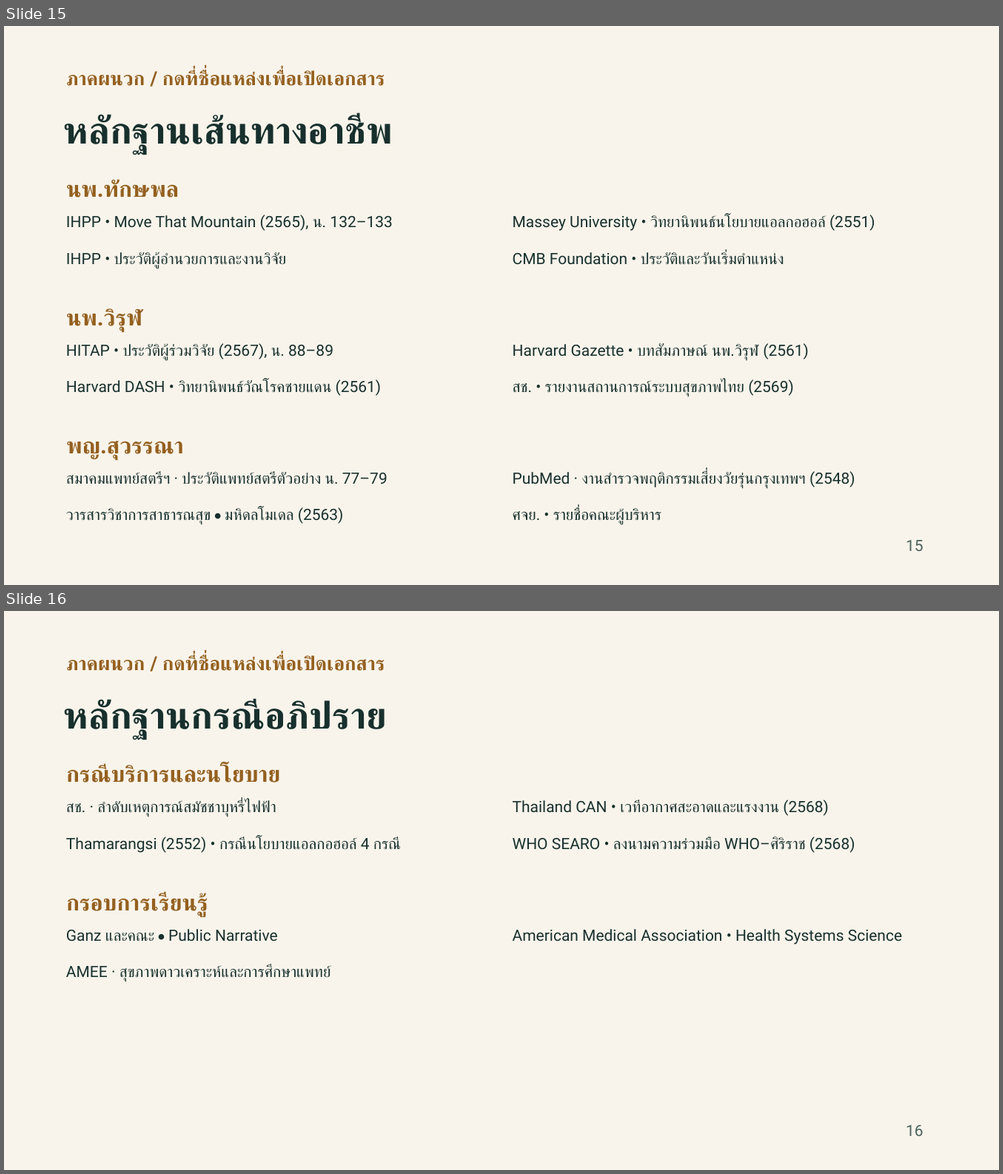
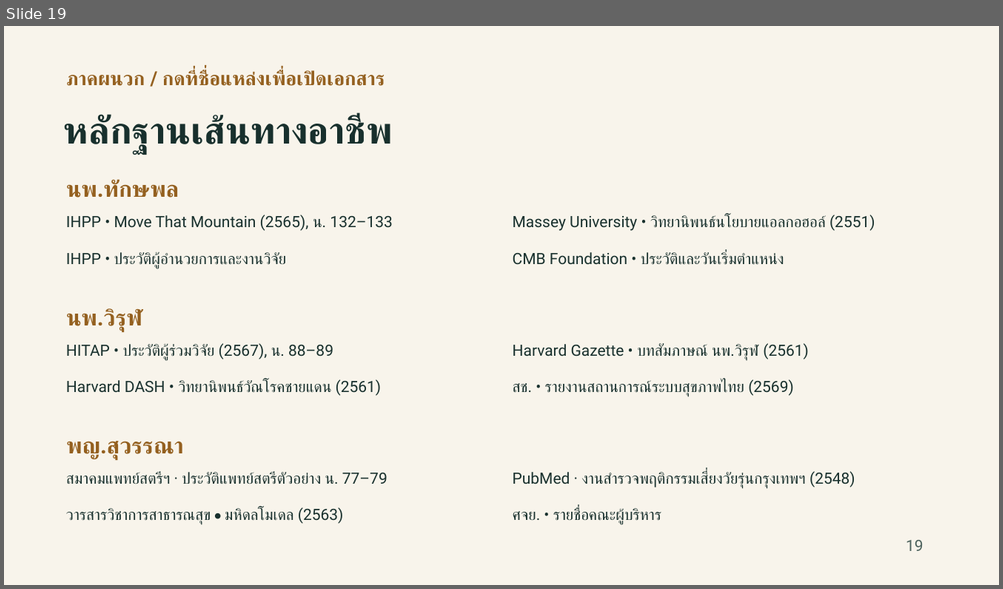
Before and after one commit to smartwoo/racm303-2569-faculty-member, a slide deck: exports/pptx/RACM303_2569_Physician_Roles_Moderator.pptx. Shown one above the other, each under a label of ours: slides 15 and 16 before the commit, slide 19 after it. The pictures are 1003x1174 and 1003x589 pixels, drawn with LibreOffice and Linux fonts; fonts in the diff are those of the drawing. Boxes give left, top, right and bottom in pixels: in the first picture for what was removed or moved away, otherwise in the second. Text is boxed around its words. In the diff, an @@ line names an element or a change of style, - is before the commit and + after.

```diff
--- a/exports/pptx/RACM303_2569_Physician_Roles_Moderator.pptx
+++ b/exports/pptx/RACM303_2569_Physician_Roles_Moderator.pptx
@@ slide 16 removed at [4,611,999,1170], background #F8F4EB @@
@@ text removed at [66,655,385,671] @@
-ภาคผนวก / กดที่ชื่อแหล่งเพื่อเปิดเอกสาร
@@ text removed at [64,700,387,738] @@
-หลักฐานกรณีอภิปราย
@@ text removed at [66,765,281,783] @@
-กรณีบริการและนโยบาย
@@ text removed at [66,800,276,817] @@
-สช. · ลำดับเหตุการณ์สมัชชาบุหรี่ไฟฟ้า
@@ text removed at [512,800,828,816] @@
-Thailand CAN • เวทีอากาศสะอาดและแรงงาน (2568)
@@ text removed at [66,837,399,853] @@
-Thamarangsi (2552) • กรณีนโยบายแอลกอฮอล์ 4 กรณี
@@ text removed at [512,837,855,853] @@
-WHO SEARO • ลงนามความร่วมมือ WHO–ศิริราช (2568)
@@ text removed at [66,893,206,917] @@
-กรอบการเรียนรู้
@@ text removed at [66,929,278,942] @@
-Ganz และคณะ • Public Narrative
@@ text removed at [512,929,902,945] @@
-American Medical Association • Health Systems Science
@@ text removed at [66,965,331,982] @@
-AMEE · สุขภาพดาวเคราะห์และการศึกษาแพทย์
@@ text removed at [905,1125,923,1136] @@
-16
@@ what was slide 15 is now slide 19 @@
@@ slide 19 changed as well @@
@@ text at [905,540,923,551]: text changed @@
-15
+19
```
Also in this commit, not shown: 4 other slides changed, 15 slides added, 10 other slides removed.
